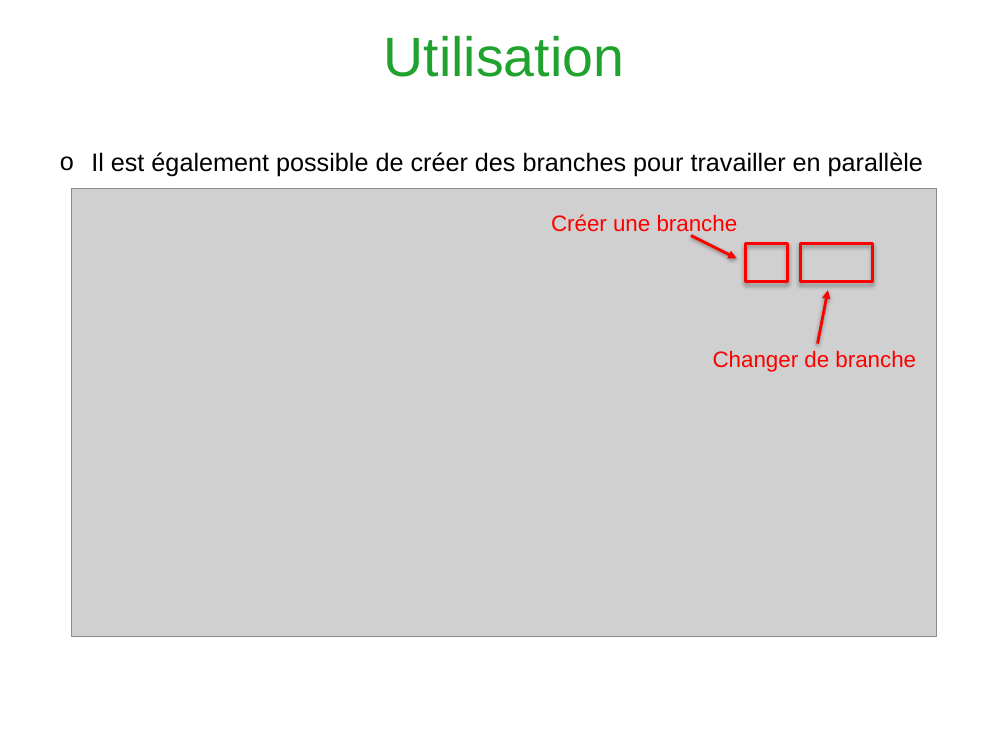
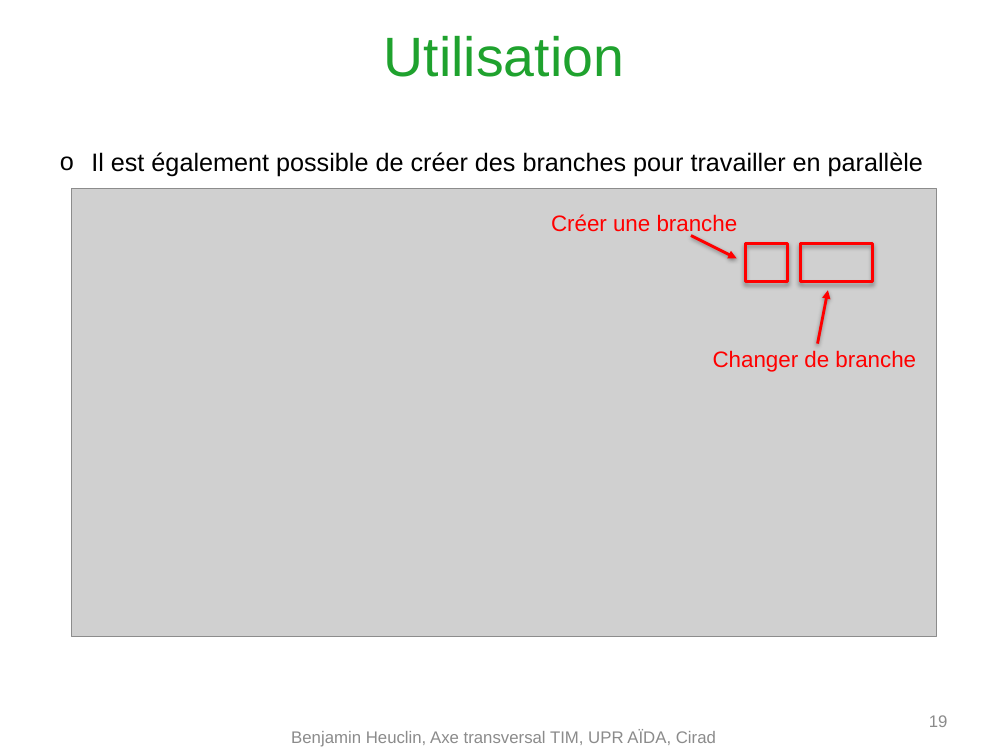
Before and after one commit to Heuclin/Git-sur-Rstudio, a slide deck: slide 19 of Présentation_gitlab_Rstudio.pptx. Drawn at 1008x756 pixels with LibreOffice and Linux fonts; fonts in the diff are those of the drawing; grey boxes stand for pictures; background and template pictures are left out. Boxes give left, top, right and bottom in pixels: in the first picture for what was removed or moved away, otherwise in the second. Text is boxed around its words. In the diff, an @@ line names an element or a change of style, - is before the commit and + after.

```diff
--- a/Présentation_gitlab_Rstudio.pptx
+++ b/Présentation_gitlab_Rstudio.pptx
@@ page number added at (929,715,948,727), 12 pt, text #8C8C8C @@
+19
@@ text added at (291,729,716,747), 12 pt, text #8C8C8C @@
+Benjamin Heuclin, Axe transversal TIM, UPR AÏDA, Cirad
```
Also in this commit, not shown: 19 other slides changed, 1 slide added, 1 slide removed, 2 other files.
